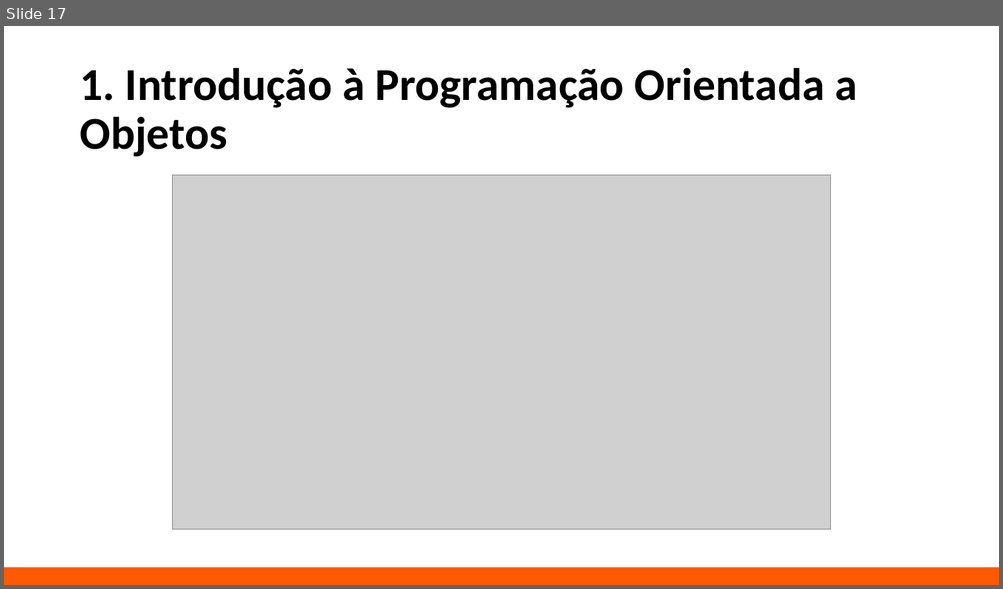
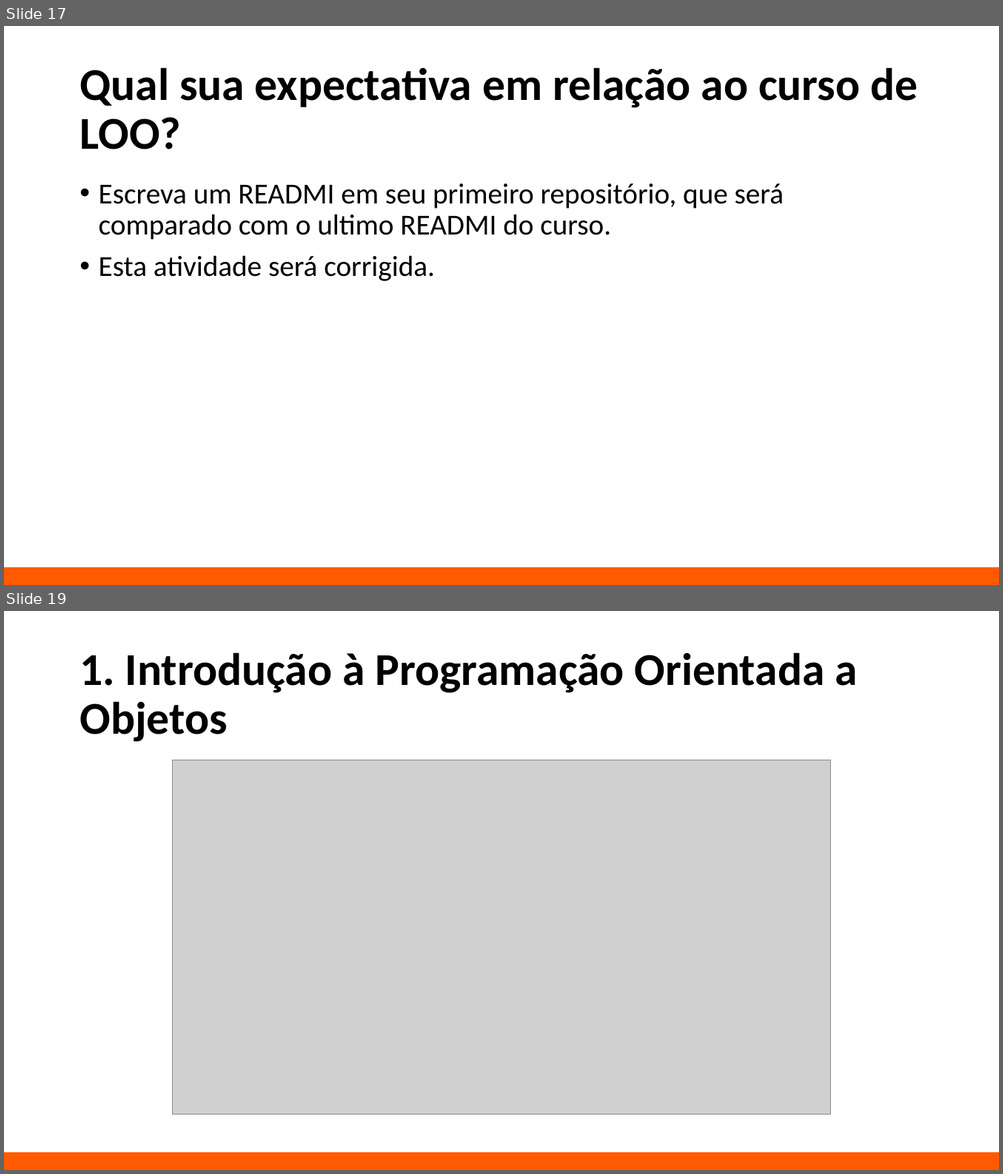
Before and after one commit to simoneCanto/LOO_1_Anhanguera, a slide deck: aula_1.pptx. Shown one above the other, each under a label of ours: slide 17 before the commit, slides 17 and 19 after it; the slides between them are not shown. The pictures are 1003x589 and 1003x1174 pixels, drawn with LibreOffice and Linux fonts; fonts in the diff are those of the drawing; grey boxes stand for pictures; background and template pictures are left out. Boxes give left, top, right and bottom in pixels: in the first picture for what was removed or moved away, otherwise in the second. Text is boxed around its words. In the diff, an @@ line names an element or a change of style, - is before the commit and + after.

```diff
--- a/aula_1.pptx
+++ b/aula_1.pptx
@@ slide 17 added at bbox=[4, 26, 999, 585], background #FFFFFF; not listed: 1 template element that a slide beside it also shows @@
@@ title added at bbox=[79, 67, 917, 150], 44 pt, text #000000, bold @@
+Qual sua expectativa em relação ao curso de LOO?
@@ text added at bbox=[99, 184, 783, 281], 28 pt, text #000000 @@
+• Escreva um READMI em seu primeiro repositório, que será comparado com o ultimo READMI do curso.
+• Esta atividade será corrigida.
@@ what was slide 17 is now slide 19 @@
```
Also in this commit, not shown: 2 slides changed, 1 other slide added.
